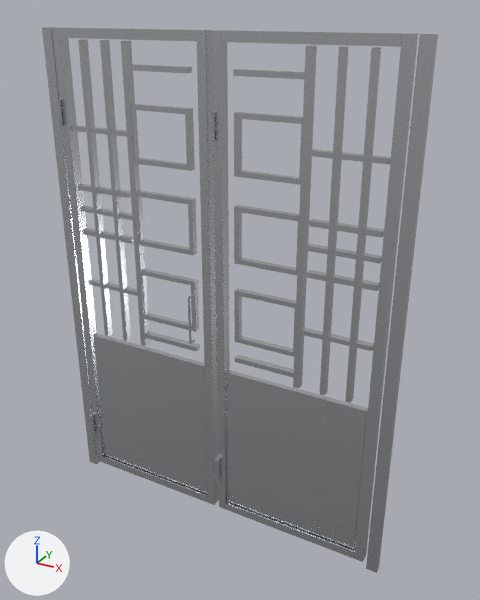
Two versions of the glTF model backend/database/seeders/assets/models/silver-geometric-double-entry-gate-05.glb, one commit apart.
Before and after are seen from a 50 mm lens placed at (1.24, -2.06, 2.12), pointed at (0.09, 0.04, 1.07). The lights are fixed; the arrows at lower left show +X, +Y and +Z. The first picture is the older version. Where no turn or scale is listed for an object, it has been applied to the vertices. Vertices at exactly the same position are counted once.

Script lines for the objects in view, before the commit:
```python
ob_leaf_1___meeting_side_rectangular_motif = bpy.data.objects.new('Leaf 1 / Meeting-side rectangular motif', me_leaf_1___meeting_side_rectangular_motif)
ob_leaf_1___meeting_side_rectangular_motif.location = (0.0, 0.0, 0.0)
ob_leaf_1___motif_outer_ties = bpy.data.objects.new('Leaf 1 / Motif outer ties', me_leaf_1___motif_outer_ties)
ob_leaf_1___motif_outer_ties.location = (0.0, 0.0, 0.0)
ob_leaf_1___outer_vertical_grille = bpy.data.objects.new('Leaf 1 / Outer vertical grille', me_leaf_1___outer_vertical_grille)
ob_leaf_1___outer_vertical_grille.location = (0.0, 0.0, 0.0)
ob_leaf_2___inner_grille_crossrail = bpy.data.objects.new('Leaf 2 / Inner grille crossrail', me_leaf_2___inner_grille_crossrail)
ob_leaf_2___inner_grille_crossrail.location = (0.0, 0.0, 0.0)
ob_leaf_2___meeting_side_rectangular_motif = bpy.data.objects.new('Leaf 2 / Meeting-side rectangular motif', me_leaf_2___meeting_side_rectangular_motif)
ob_leaf_2___meeting_side_rectangular_motif.location = (0.0, 0.0, 0.0)
ob_leaf_2___motif_outer_ties = bpy.data.objects.new('Leaf 2 / Motif outer ties', me_leaf_2___motif_outer_ties)
ob_leaf_2___motif_outer_ties.location = (0.0, 0.0, 0.0)
ob_leaf_2___outer_vertical_grille = bpy.data.objects.new('Leaf 2 / Outer vertical grille', me_leaf_2___outer_vertical_grille)
ob_leaf_2___outer_vertical_grille.location = (0.0, 0.0, 0.0)
# also in view: 'Outer installation jamb' at (0.0, 0.0, 1.04); 'Leaf 2 / Leaf frame' at (0.35, 0.0, 1.05); 'Leaf 1 / Lower silver privacy panel' at (-0.35, 0.0, 0.43); 'Leaf 1 / Inner grille divider' at (-0.36, 0.0, 1.39); 'Leaf 2 / Inner grille divider' at (0.36, 0.0, 1.39)
```
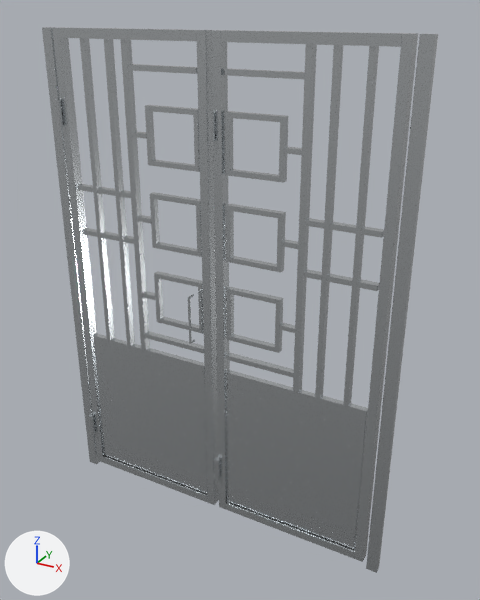
Boxes (x1, y1, x2, y2) around the edits, measured in the pictures (480 x 600 px; the box of a moved part takes in the faces that stretch with it):
'Leaf 2 / Outer vertical grille', reshaped
    before: (320, 46, 381, 403)
    after: (315, 45, 379, 407)
'Leaf 1 / Outer vertical grille', reshaped
    before: (78, 39, 131, 341)
    after: (80, 38, 135, 346)
'Leaf 2 / Meeting-side rectangular motif', reshaped
    before: (234, 112, 303, 357)
    after: (225, 111, 288, 353)
'Leaf 1 / Meeting-side rectangular motif', reshaped (14% narrower)
    before: (130, 104, 199, 332)
    after: (145, 105, 204, 334)
'Leaf 2 / Motif outer ties', moved, rescaled
    before: (301, 149, 391, 351)
    after: (280, 147, 302, 333)
'Leaf 1 / Motif outer ties', moved, rescaled
    before: (72, 125, 138, 296)
    after: (132, 131, 155, 300)
part 2 of me_leaf_1___meeting_side_rectangular_motif, moved or reshaped
    before: (185, 108, 199, 332)
    after: (193, 109, 204, 334)
part 3 of me_leaf_1___meeting_side_rectangular_motif, moved or reshaped
    before: (132, 104, 192, 330)
    after: (145, 105, 201, 333)
part 6 of me_leaf_2___meeting_side_rectangular_motif, moved or reshaped
    before: (293, 118, 303, 357)
    after: (274, 115, 288, 353)
part 7 of me_leaf_2___meeting_side_rectangular_motif, moved or reshaped
    before: (234, 112, 303, 356)
    after: (225, 111, 280, 350)

What the commit changed:
me_leaf_1___outer_vertical_grille is used by ob_leaf_1___outer_vertical_grille; location (0.0, 0.0, 0.0).
me_leaf_1___outer_vertical_grille had 32 vertices, 56 faces and spanned x -0.572..-0.449, y -0.016..0.016, z 0.78..2.01.
me_leaf_1___outer_vertical_grille now has 32 vertices, 56 faces and spans x -0.564..-0.431, y -0.016..0.016, z 0.76..2.015.
me_leaf_1___outer_vertical_grille part 1: the whole mesh is multiplied about its middle by the matrix ((1.094, 0.0, 0.0), (0.0, 1.0, 0.0), (0.0, 0.0, 1.02)), then moved by (0.013, 0.0, -0.007).
me_leaf_1___meeting_side_rectangular_motif is used by ob_leaf_1___meeting_side_rectangular_motif; location (0.0, 0.0, 0.0).
me_leaf_1___meeting_side_rectangular_motif had 168 vertices, 336 faces and spanned x -0.362..-0.09, y -0.013..0.013, z 0.91..1.79.
me_leaf_1___meeting_side_rectangular_motif now has 168 vertices, 336 faces and spans x -0.285..-0.055, y -0.013..0.013, z 0.91..1.79.
me_leaf_1___meeting_side_rectangular_motif part 2: all 84 vertices in x -0.11..-0.09, y -0.013..0.013, z 0.91..1.79 are moved by (0.035, 0.0, 0.0).
me_leaf_1___meeting_side_rectangular_motif part 3: all 84 vertices in x -0.362..-0.342, y -0.013..0.013, z 0.91..1.79 are moved by (0.077, 0.0, 0.0).
me_leaf_1___motif_outer_ties is used by ob_leaf_1___motif_outer_ties; location (0.0, 0.0, 0.0).
me_leaf_1___motif_outer_ties had 48 vertices, 84 faces and spanned x -0.645..-0.362, y -0.014..0.014, z 1.01..1.688.
me_leaf_1___motif_outer_ties now has 48 vertices, 84 faces and spans x -0.362..-0.285, y -0.014..0.014, z 1.01..1.688.
me_leaf_1___motif_outer_ties part 4: the whole mesh is scaled about its middle by (0.268, 1, 1), then moved by (0.18, 0.0, 0.0).
me_leaf_2___outer_vertical_grille is used by ob_leaf_2___outer_vertical_grille; location (0.0, 0.0, 0.0).
me_leaf_2___outer_vertical_grille had 32 vertices, 56 faces and spanned x 0.459..0.583, y -0.016..0.016, z 0.78..2.01.
me_leaf_2___outer_vertical_grille now has 32 vertices, 56 faces and spans x 0.442..0.576, y -0.016..0.016, z 0.76..2.015.
me_leaf_2___outer_vertical_grille part 5: the whole mesh is multiplied about its middle by the matrix ((1.094, 0.0, 0.0), (0.0, 1.0, 0.0), (0.0, 0.0, 1.02)), then moved by (-0.012, 0.0, -0.007).
me_leaf_2___meeting_side_rectangular_motif is used by ob_leaf_2___meeting_side_rectangular_motif; location (0.0, 0.0, 0.0).
me_leaf_2___meeting_side_rectangular_motif had 168 vertices, 336 faces and spanned x 0.09..0.362, y -0.013..0.013, z 0.91..1.79.
me_leaf_2___meeting_side_rectangular_motif now has 168 vertices, 336 faces and spans x 0.055..0.285, y -0.013..0.013, z 0.91..1.79.
me_leaf_2___meeting_side_rectangular_motif part 6: all 84 vertices in x 0.342..0.362, y -0.013..0.013, z 0.91..1.79 are moved by (-0.077, 0.0, 0.0).
me_leaf_2___meeting_side_rectangular_motif part 7: all 84 vertices in x 0.09..0.11, y -0.013..0.013, z 0.91..1.79 are moved by (-0.035, 0.0, 0.0).
me_leaf_2___motif_outer_ties is used by ob_leaf_2___motif_outer_ties; location (0.0, 0.0, 0.0).
me_leaf_2___motif_outer_ties had 48 vertices, 84 faces and spanned x 0.362..0.645, y -0.014..0.014, z 1.01..1.688.
me_leaf_2___motif_outer_ties now has 48 vertices, 84 faces and spans x 0.285..0.362, y -0.014..0.014, z 1.01..1.688.
me_leaf_2___motif_outer_ties part 8: the whole mesh is scaled about its middle by (0.268, 1, 1), then moved by (-0.18, 0.0, 0.0).
